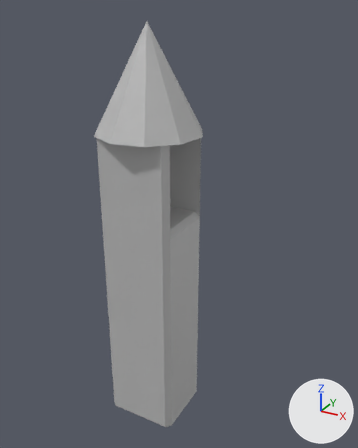
What one commit did to the FBX model Prototype1/Assets/ArtAssets/3DModels/Swapnal/Bell_Tower.fbx.
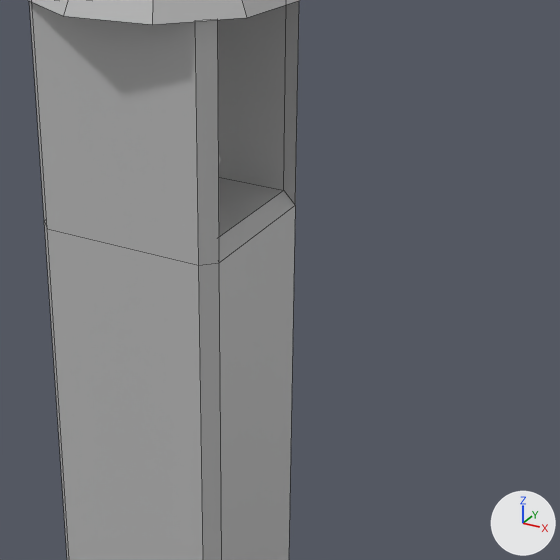
Each version appears first whole from a camera (50 mm lens) standing at (0.0852, -0.1257, 0.1406) and looking at (0.0135, 0.0047, 0.0754), and next in a close-up on the part from 24% to 84% of the width and 31% to 79% of the height. The lights are fixed; the arrows at lower right show +X, +Y and +Z. The close-ups show mesh edges as thin lines. Where no turn or scale is listed for an object, it has been applied to the vertices.

Objects in the first close-up: 'Body', 'Top'.
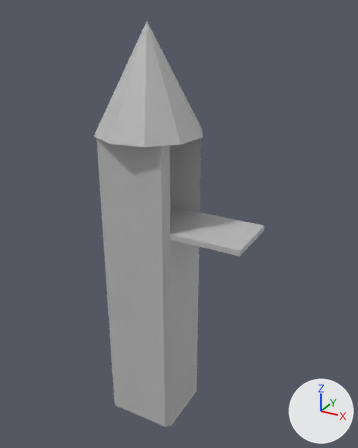
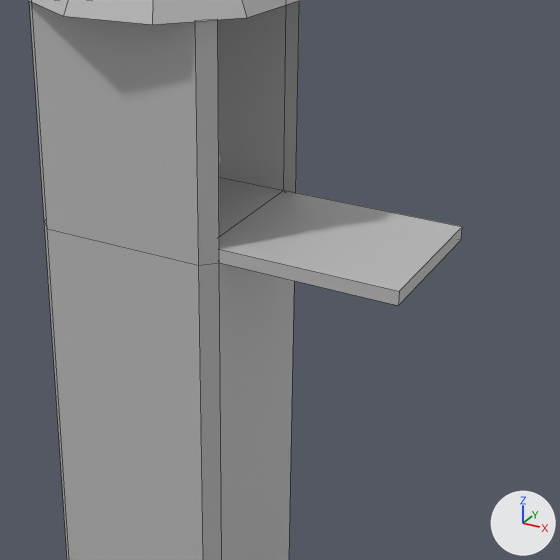
Pixel boxes (x1, y1, x2, y2) of what changed, in the close-ups (560 x 560 px):
'Body', reshaped
    before: (29, 1, 299, 560)
    after: (29, 1, 462, 560)
part 1 of me_mesh_004, built on
    before: (219, 190, 295, 263)
    after: (219, 190, 462, 306)

The change, as a list of edits to the scene's bpy script:
```text
Change me_mesh_004:
    where me_mesh_004.from_pydata(...)  # 36 vertices, 38 faces; spans x -0.0127..0.0127, y -0.0117..0.0117, z -0.0526..0.0526
    used by ob_body; location = (0.0049, 0.0016, 0.0526)
    verts and faces of me_mesh_004; kept vertices keep their numbers, new ones are numbered from 36
    before: 9 (0.0109, -0.0099, 0.0252), 11 (0.0127, -0.0099, 0.0235) at pixel (219, 262), 16 (0.0109, 0.0099, 0.0252) at pixel (283, 190), 17 (0.0127, 0.0099, 0.0235) at pixel (295, 205)
    me_mesh_004 part 1
    add delete_faces([(9, 11, 17, 16)])
    add verts[36] = (0.0352, -0.0099, 0.0252)  # pixel (399, 291)
    add verts[37] = (0.0352, -0.0099, 0.0235)  # pixel (398, 305)
    add verts[38] = (0.0352, 0.0099, 0.0235)  # pixel (461, 239)
    add verts[39] = (0.0352, 0.0099, 0.0252)  # pixel (462, 226)
    add faces += [(36, 37, 38, 39), (9, 11, 37, 36), (11, 17, 38, 37), (16, 39, 38, 17), (9, 36, 39, 16)]
```
